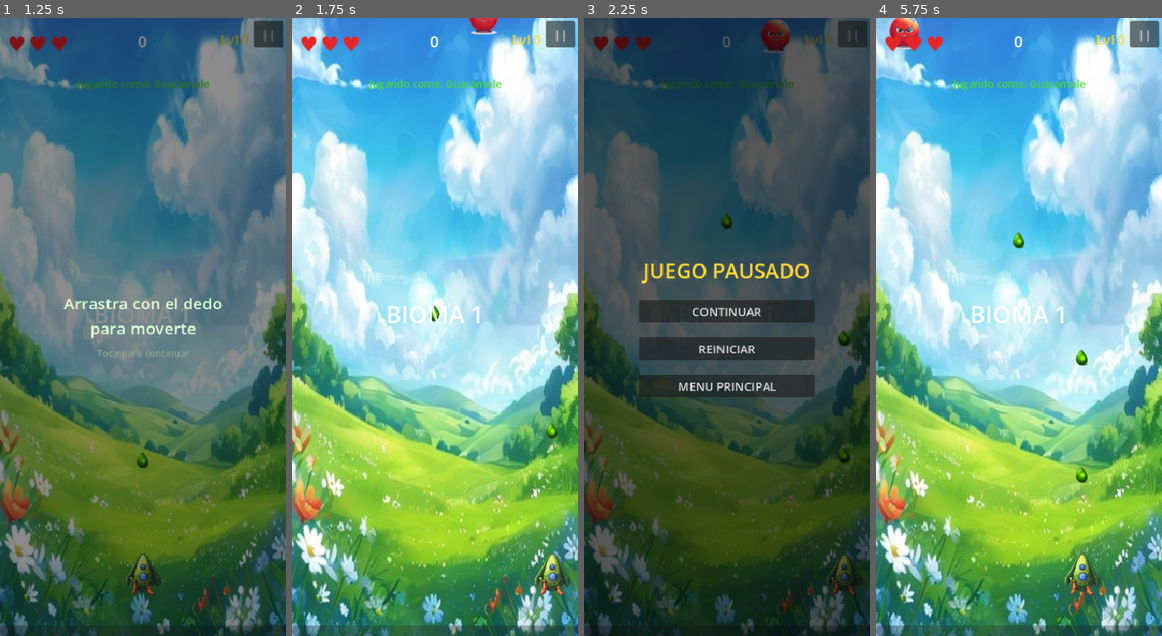
Above: before the commit, frames 1-4 (left to right).
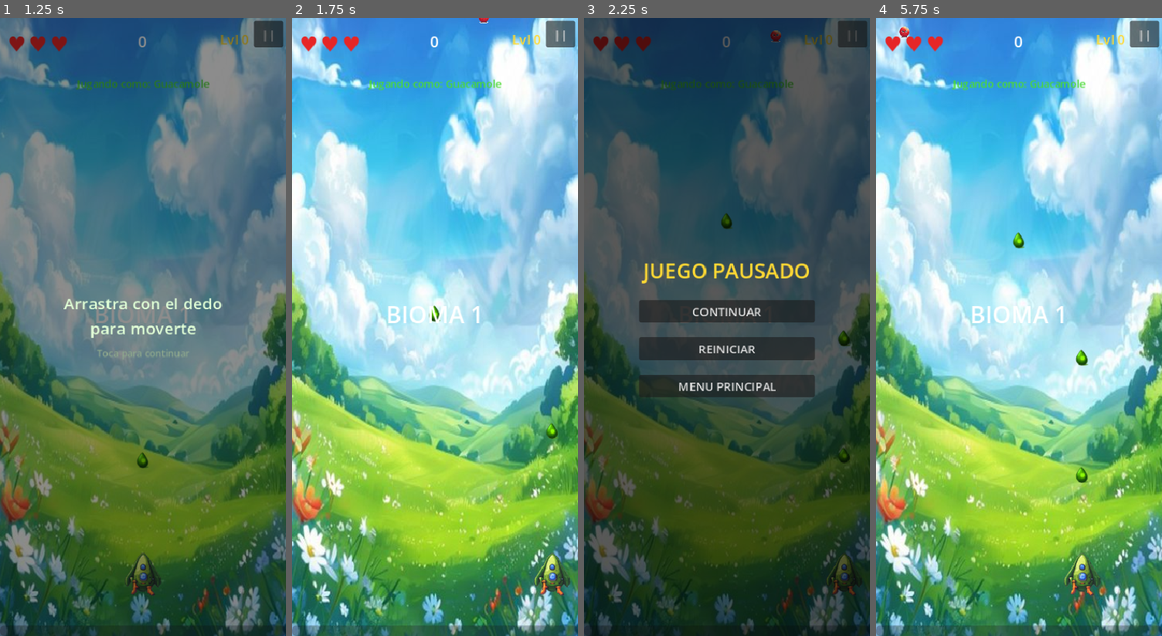
Above: after the commit, the same moments.

Repository: JoseNoIP/gb-GuacBlaster-Survivor
Game: Godot game, scene res://src/scenes/Main.tscn
The game is run twice, just before and just after one commit, with the same random seed, the same clock (stepped at 60 frames per second) and the same inputs.
Inputs (mouse positions are in pixels of both pictures, inside the frame that each line leads up to):
- Up to frame 1 (1.25 s): click (143, 209) at 0.5 s
- Up to frame 2 (1.75 s): click "||" at 1.25 s
- Up to frame 3 (2.25 s): click "||" at 2 s
- Up to frame 4 (5.75 s): click "REINICIAR" at 2.75 s; click "||" at 3.5 s; click "REINICIAR" at 4.25 s; tap Enter at 5 s; move the mouse to (1081, 296) at 5.02 s; hold Shift from 5.03 s (still down); click (1081, 296) at 5.17 s

Frame 1 is identical in both runs. In frame 2, 0.2% of the frame differs, in the area x 61-73%, y 0-3%; in frame 3, 0.4%, in the area x 61-73%, y 0-6%; in frame 4, 0.4%.

Commit message:
feat: Add perspective scaling for enemies and update related constants

Diff:
--- a/src/core/Constants.gd
+++ b/src/core/Constants.gd
@@ -134,6 +134,12 @@
 # --- Combat ---
 const PLAYER_CONTACT_INVINCIBILITY: float = 1.0
 const GRENADE_RADIUS: float = 80.0
+
+# --- Perspective / Depth illusion ---
+const PERSPECTIVE_VP_Y_RATIO: float = 0.25       # vanishing point at 25% from top
+const PERSPECTIVE_FULL_SIZE_Y_RATIO: float = 0.45 # enemies reach full size by 45% from top
+const PERSPECTIVE_SCALE_MIN: float = 0.35         # enemy size at vanishing point
+const PERSPECTIVE_SCALE_MAX: float = 1.0          # enemy size at full-size threshold
 const GRENADE_DAMAGE: int = 30
 const LASER_DAMAGE_PER_TICK: int = 5
 const LASER_TICK_INTERVAL: float = 0.3
--- a/src/features/enemies/EnemyBase.gd
+++ b/src/features/enemies/EnemyBase.gd
@@ -13,6 +13,7 @@
 var _hit_tween: Tween = null
 var _speed_mult: float = 1.0
 var _hp_time_mult: float = 1.0
+var _use_perspective_scale: bool = true
 
 func _ready() -> void:
 	add_to_group(&"enemies")
@@ -27,6 +28,16 @@
 	_move(delta)
 	velocity *= _speed_mult
 	move_and_slide()
+	if _use_perspective_scale:
+		_update_perspective_scale()
+
+func _update_perspective_scale() -> void:
+	var screen_h: float = get_viewport_rect().size.y
+	var vp_y: float = screen_h * Constants.PERSPECTIVE_VP_Y_RATIO
+	var full_y: float = screen_h * Constants.PERSPECTIVE_FULL_SIZE_Y_RATIO
+	var t: float = clampf((global_position.y - vp_y) / (full_y - vp_y), 0.0, 1.0)
+	var s: float = lerpf(Constants.PERSPECTIVE_SCALE_MIN, Constants.PERSPECTIVE_SCALE_MAX, t)
+	scale = Vector2(s, s)
 
 func _move(_delta: float) -> void:
 	pass
--- a/src/features/enemies/EnemyBoss.gd
+++ b/src/features/enemies/EnemyBoss.gd
@@ -12,6 +12,7 @@
 var _phase: int = 1
 
 func _initialize() -> void:
+	_use_perspective_scale = false  # boss position/scale handled separately in step 3
 	var session_mult: float = 1.0 + GameManager.get_session_time() / 180.0
 	_health = int((Constants.BOSS_HP_BASE + _generation * Constants.BOSS_HP_PER_GENERATION)
 			* WeeklyChallengeManager.get_boss_hp_mult()
--- a/src/scenes/Game.gd
+++ b/src/scenes/Game.gd
@@ -5,7 +5,7 @@
 const SHAKE_STRENGTH: float = 5.0
 
 const BG_PULSE_SPEED: float = 0.35
-# Vanishing point at 25% from top — enemies/projectiles will converge here later
+# Matches Constants.PERSPECTIVE_VP_Y_RATIO — kept local to avoid autoload const in const expr
 const VP_Y_RATIO: float = 0.25
 # Background zooms in slowly toward VP: 8% total over BG_ZOOM_DURATION seconds
 const BG_ZOOM_MAX: float = 0.08
